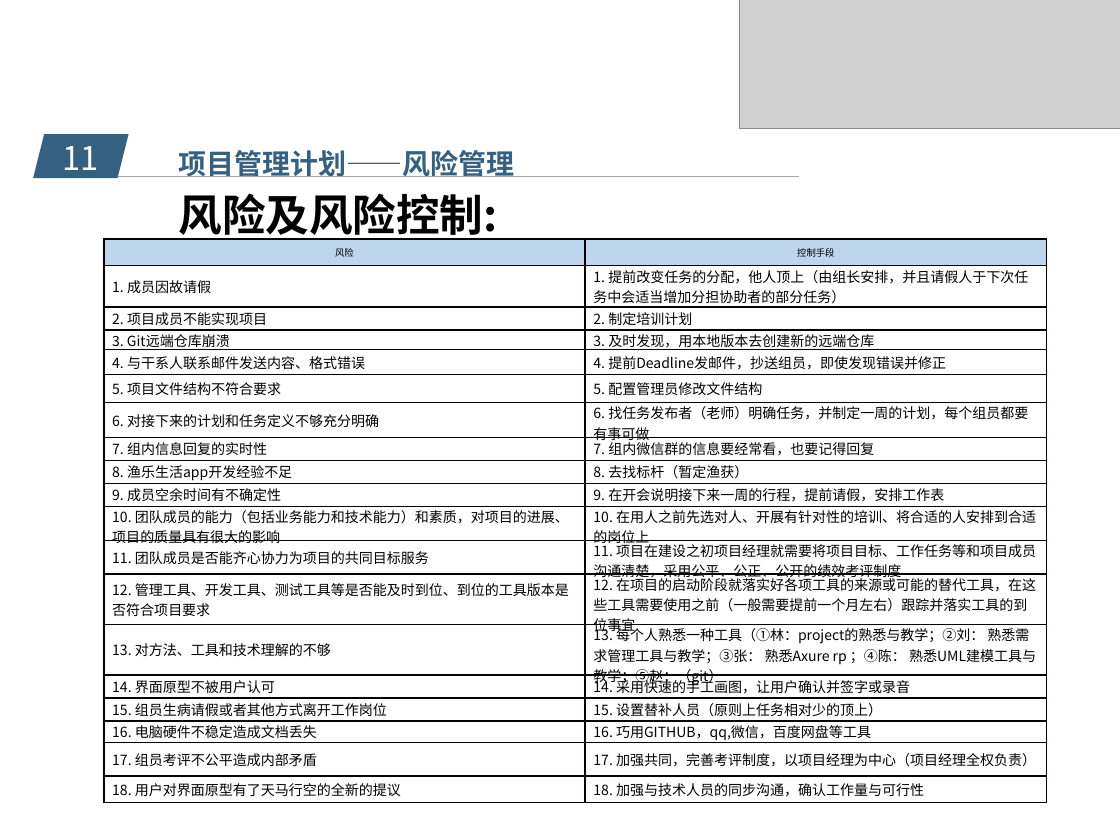
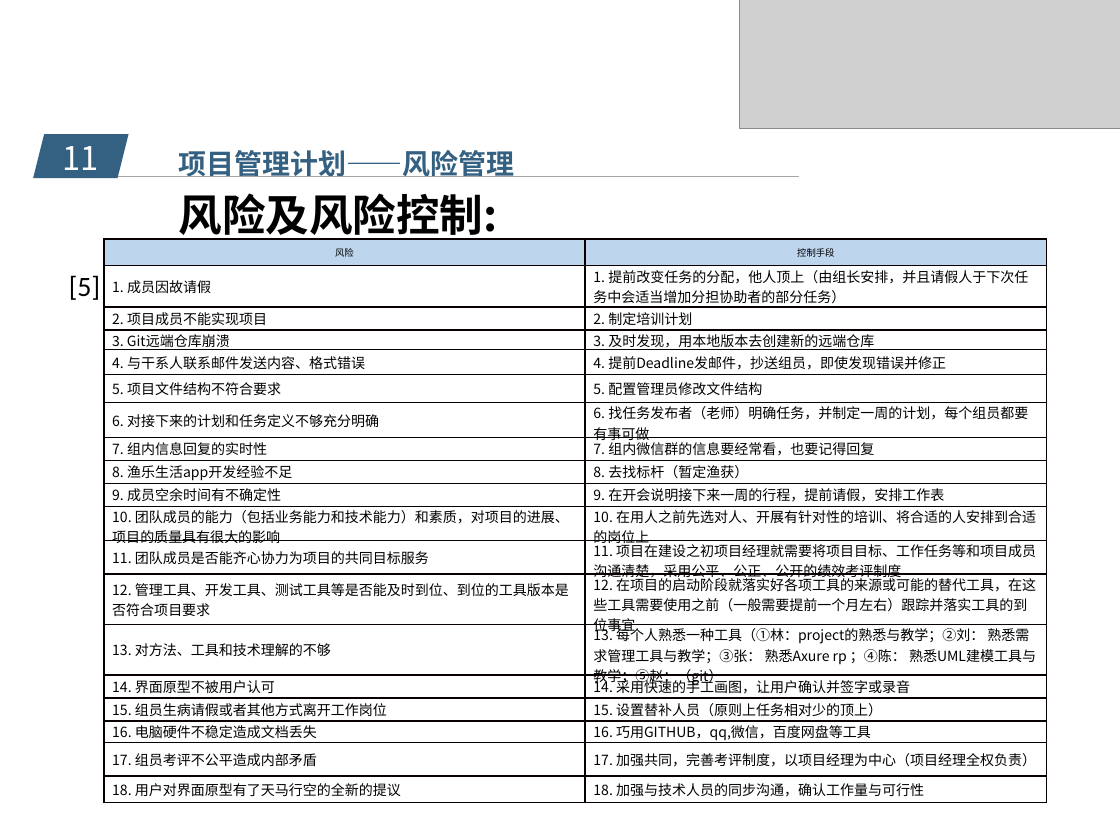
Before and after one commit to popopoi/PRD2018-G07, a slide deck: slide 19 of 受控文档/项目计划/PRD2018-G07- 需求工程项目计划PPT.pptx (slide 18 before the commit). Drawn at 1120x840 pixels with LibreOffice and Linux fonts; fonts in the diff are those of the drawing; grey boxes stand for pictures; background and template pictures are left out. Boxes give left, top, right and bottom in pixels: in the first picture for what was removed or moved away, otherwise in the second. Text is boxed around its words. In the diff, an @@ line names an element or a change of style, - is before the commit and + after.

```diff
--- a/受控文档/项目计划/PRD2018-G07- 需求工程项目计划PPT.pptx
+++ b/受控文档/项目计划/PRD2018-G07- 需求工程项目计划PPT.pptx
@@ text added at (x1=69, y1=275, x2=100, y2=300), 18 pt, text #000000 @@
+[5]
```
Also in this commit, not shown: 13 other slides changed, 2 slides added, 1 slide removed, 2 other files.
